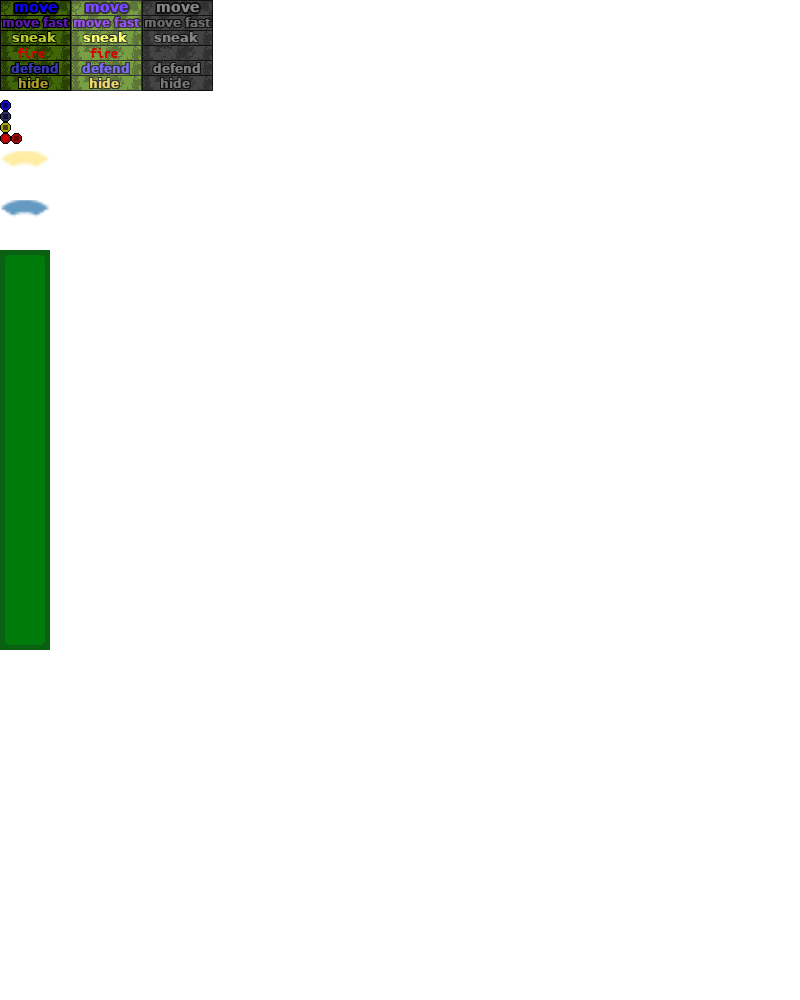
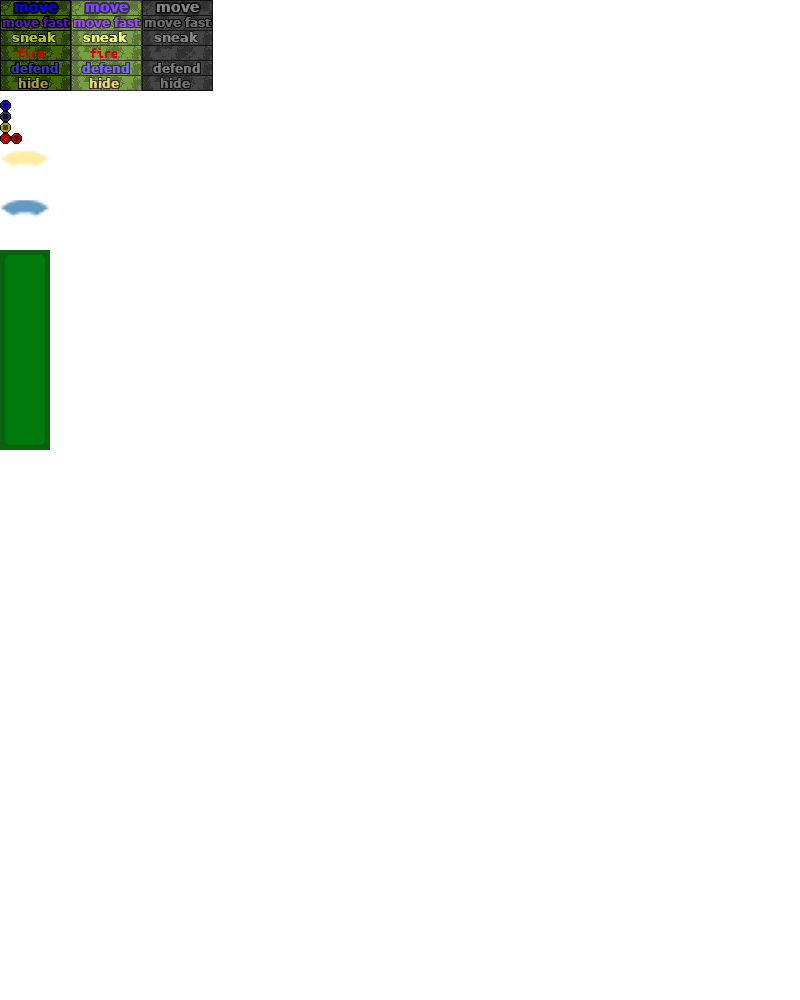
Layer changes from the first 800 x 1000 image to the second:
painted on "hud #1" over (x1=0, y1=442, x2=50, y2=650)
